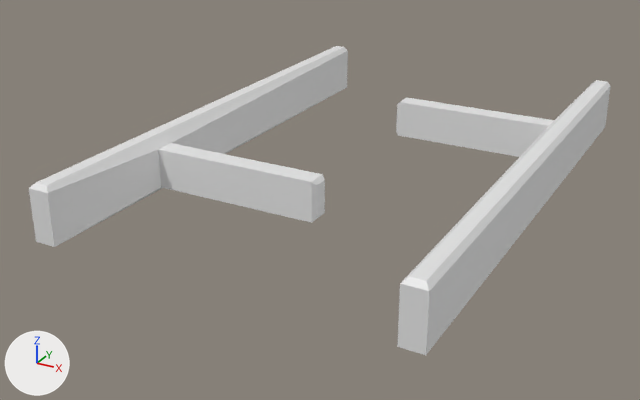
What one commit did to the FBX model Assets/Models/corridor.fbx.
Rendered twice from a 50 mm camera at (14.7, -27.8, 12.5) aimed at (0.2, -1.4, -0.7). Arrows for +X, +Y and +Z are at lower left; the lights stay in place.

Objects in the first picture: 'corridor'.
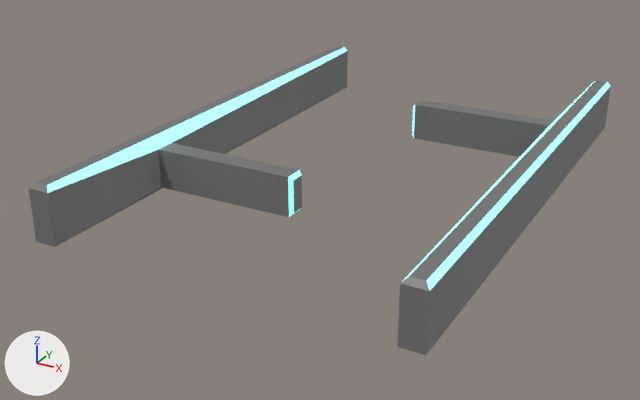
Pixel boxes [x1, y1, x2, y2] of what changed, in the pictures (640 x 400 px; the box of a moved part takes in the faces that stretch with it):
'corridor', reshaped, recoloured
    both: [29, 46, 611, 355]
part 1 of me_cube_001, moved or reshaped
    before: [396, 98, 554, 157]
    after: [412, 100, 554, 157]
part 2 of me_cube_001, moved or reshaped
    before: [158, 143, 325, 223]
    after: [158, 143, 302, 217]
part 3 of me_cube_001, recoloured
    both: [29, 46, 611, 355]

What changed in the scene script:
```text
Add mat_body:
    mat_body = principled_material('body')
    mat_body.base_color = (0.175, 0.175, 0.175)  # grey #747474
Add mat_light:
    mat_light = principled_material('light')
    mat_light.base_color = (0.8, 0.8, 0.8)  # white #e7e7e7
    mat_light.emission_color = (0.0, 1.001, 0.979)  # cyan #00fffd
    mat_light.emission_strength = 1.0
Change me_cube_001:
    where me_cube_001.from_pydata(...)  # 48 vertices, 42 faces; spans x -5.3..8.0, y -10.0..10.0, z 0.0..2.0
    used by ob_corridor; location = (0.0, 0.0, 0.0)
    before: 32 (0.7, 4.8, 1.5) at pixel (402, 100), 33 (0.8, 4.9, 1.6) at pixel (406, 97), 34 (0.8, 4.9, 0.2), 35 (0.7, 4.8, 0.3), 36 (0.8, 4.2, 1.6) at pixel (399, 102)
    before: 37 (0.7, 4.3, 1.5) at pixel (397, 104), 38 (0.7, 4.3, 0.3) at pixel (396, 131), 39 (0.8, 4.2, 0.2) at pixel (398, 135)
    before: 40 (1.8, -4.2, 0.2) at pixel (322, 214), 41 (2.0, -4.3, 0.3) at pixel (324, 212), 42 (2.0, -4.8, 0.3) at pixel (316, 218), 43 (1.8, -4.9, 0.2) at pixel (311, 222), 44 (2.0, -4.3, 1.5) at pixel (324, 179)
    before: 45 (1.8, -4.2, 1.6) at pixel (322, 174), 46 (1.8, -4.9, 1.6) at pixel (311, 181), 47 (2.0, -4.8, 1.5) at pixel (316, 185)
    me_cube_001 part 1
    add for i in [*range(32, 40)]: me_cube_001.vertices[i].co += Vector((0.7, 0.0, 0.0))
    me_cube_001 part 2
    add for i in [*range(40, 48)]: me_cube_001.vertices[i].co += Vector((-0.9, 0.0, 0.0))
    me_cube_001 part 3: 28 of the faces centred in x -5.3..8.0, y -10.0..10.0, z 0.0..2.0 switch from no material to mat_body (grey #747474)
    add me_cube_001.materials.append(mat_light)  # white #e7e7e7
```
